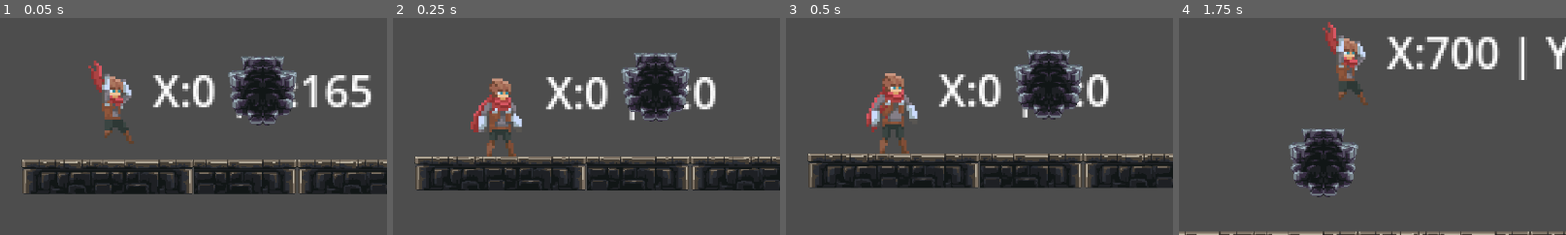
Above: before the commit, frames 1-4 (left to right).
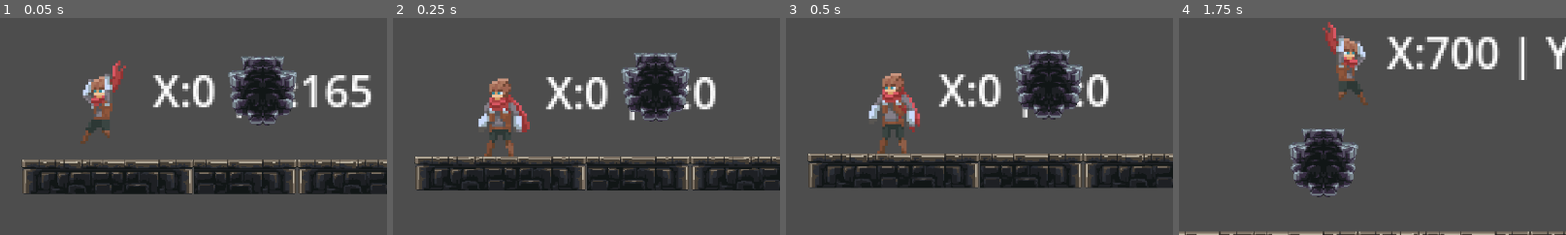
Above: after the commit, the same moments.

Repository: WerG0D/Tales-of-Sophie-build
Game: Godot game, scene res://scenes/world.tscn
The game is run twice, just before and just after one commit, with the same random seed, the same clock (stepped at 60 frames per second) and the same inputs.
Inputs:
- Up to frame 1 (0.05 s): no input
- Up to frame 2 (0.25 s): no input
- Up to frame 3 (0.5 s): no input
- Up to frame 4 (1.75 s): hold D (move_right) from 0.53 s (still down); tap Space (jump) at 0.77, 1.52 s
The pictures show only the part of the screen within x 36-86%, y 30-80%; the shares and areas given below are measured in that part.

The runs differ from the first frame. In frame 1, 2.4% of the frame differs, in the area x 20-35%, y 19-59%; in frame 2, 1.6%; in frame 3, 1.7%; in frame 4, nothing differs.

Commit message:
Update sprite flip when jumping

Diff:
--- a/scripts/player.gd
+++ b/scripts/player.gd
@@ -8,11 +8,10 @@
 
 
 func _physics_process(delta):
-	Engine.max_fps = 60
+	Engine.max_fps = 60 #Remove this later
 
 	#gravity code
 	if  !is_on_floor():
-		pass
 		velocity.y += gravity
 		if velocity.y > 2000:
 			velocity.y = 2000
@@ -50,6 +49,10 @@
 		$AnimatedSprite2D.play("jump")
 	if velocity.y >= 0 and !is_on_floor():
 		$AnimatedSprite2D.play("fall")
+		if velocity.x > 0:
+			$AnimatedSprite2D.flip_h = false
+		else:
+			$AnimatedSprite2D.flip_h = true
 	if (((velocity.x < 10 and velocity.x > -10) and velocity.y == 0) and is_on_floor()):
 		$AnimatedSprite2D.play("idle")
 	if (velocity.x != 0 and is_on_floor()) and (Input.is_action_pressed("move_right") or Input.is_action_pressed("move_left")):
